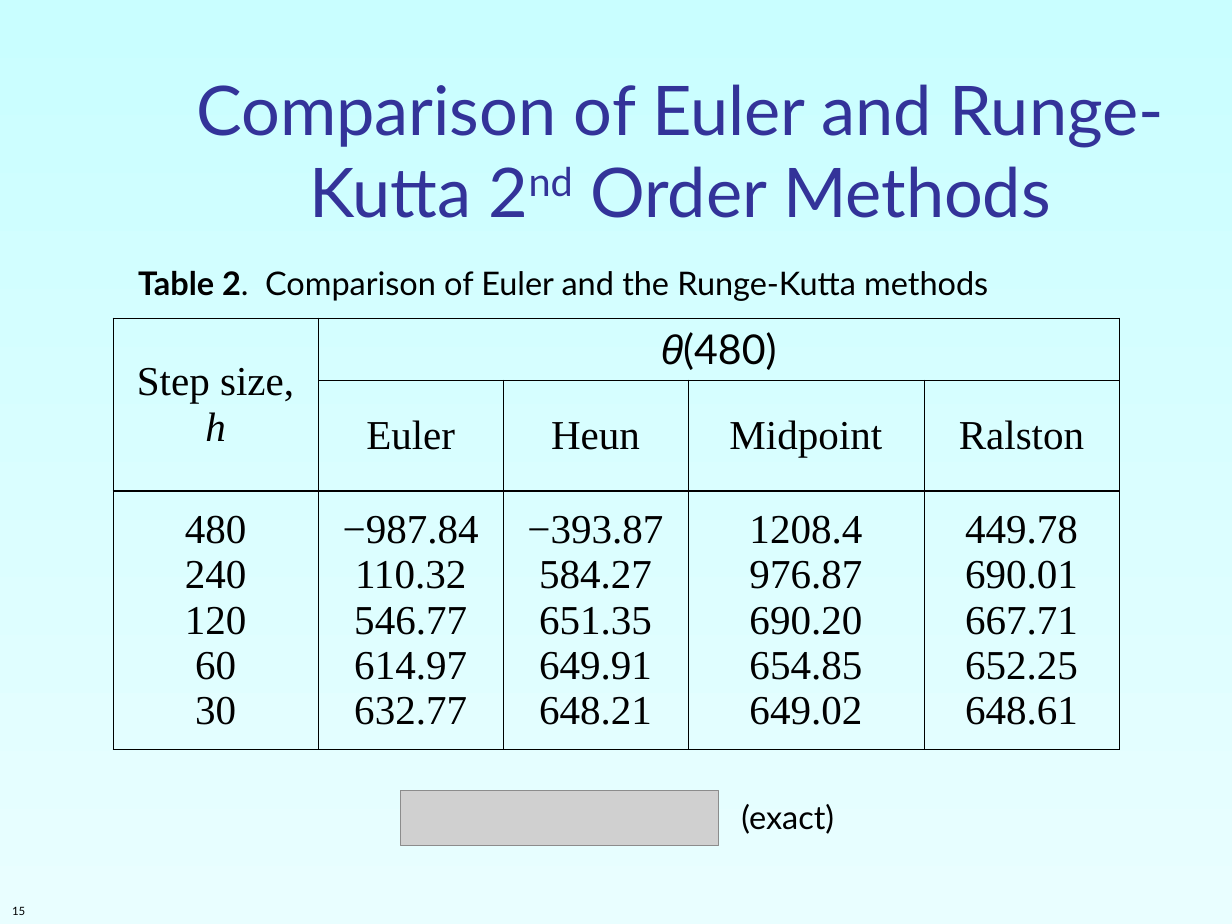
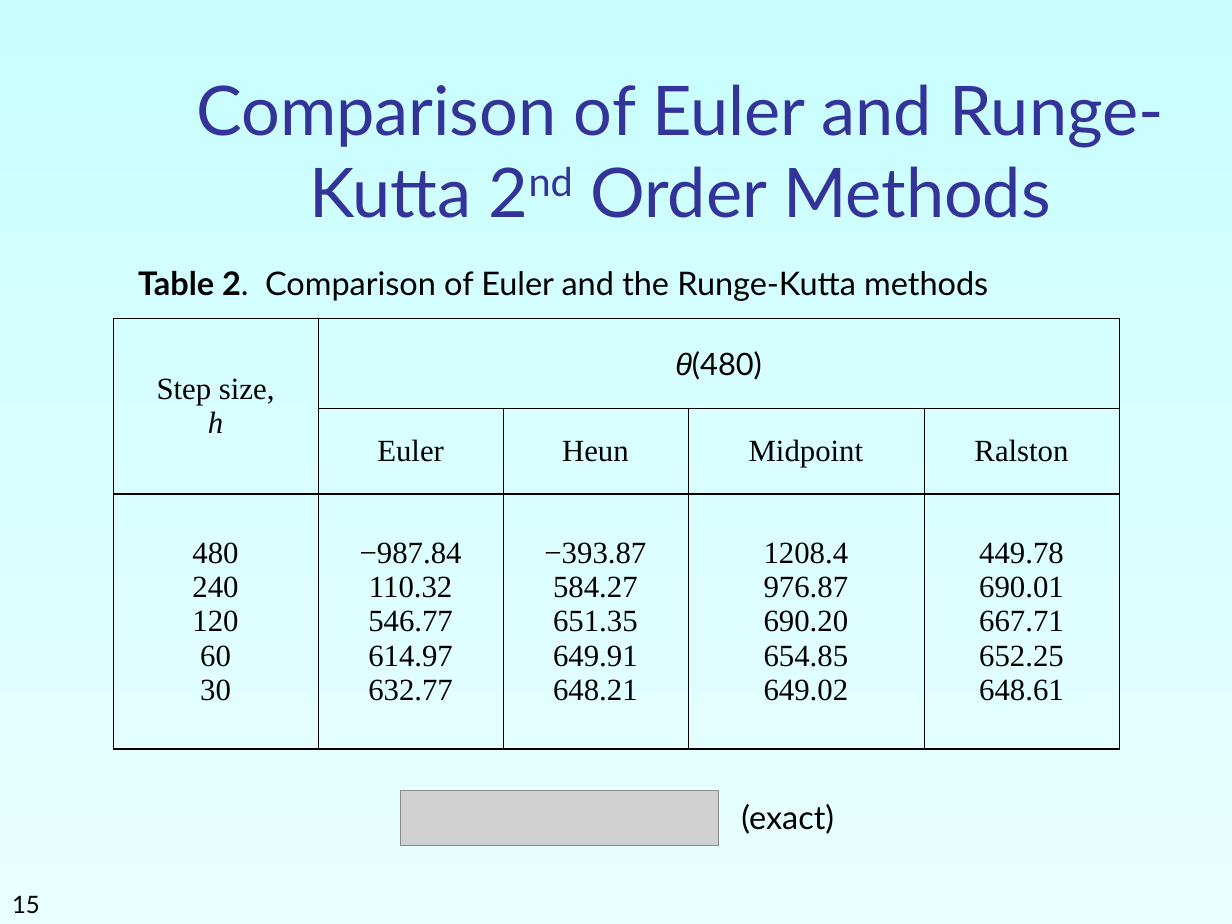
Before and after one commit to RashikRahman/3.2_Notes, a slide deck: slide 15 of CSE_313_Numerical Methods/slides/Week_9-10_Ordinary Differential Equations/2_Runge-Kutta 2nd order Method.ppt. Drawn at 1232x924 pixels with LibreOffice and Linux fonts; fonts in the diff are those of the drawing; grey boxes stand for pictures. Boxes give left, top, right and bottom in pixels: in the first picture for what was removed or moved away, otherwise in the second. Text is boxed around its words. In the diff, an @@ line names an element or a change of style, - is before the commit and + after.

```diff
--- a/CSE_313_Numerical Methods/slides/Week_9-10_Ordinary Differential Equations/2_Runge-Kutta 2nd order Method.ppt
+++ b/CSE_313_Numerical Methods/slides/Week_9-10_Ordinary Differential Equations/2_Runge-Kutta 2nd order Method.ppt
@@ table at (113,318,1120,748) @@
@@ size 24 to 18 pt @@
@@ less space between paragraphs @@
@@ page number at (12,895,40,913): size 6.7 to 14 pt @@
```
Also in this commit, not shown: 3 other slides changed, 29 other files.
